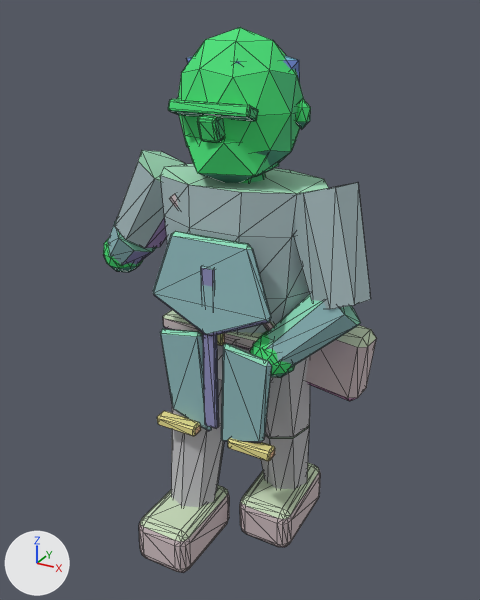
The glTF model assets/exports/npc/npc_merchant_contact_l_v01.glb: old version first, new version second.
One viewpoint serves both versions: a camera (50 mm lens) standing at (1.14, -2.084, 2.138) and looking at (-0.004, -0.002, 1.097). Arrows for +X, +Y and +Z are at lower left; the lights stay in place. The picture after the commit comes second. Mesh edges are drawn as thin lines. Vertices at exactly the same position are counted once.

The older version as bpy lines, for what is in view:
```python
me_geo_npc_merchant_contact_l_v01 = bpy.data.meshes.new('GEO_npc_merchant_contact_l_v01')
me_geo_npc_merchant_contact_l_v01.from_pydata(...)  # 940 vertices, 1748 faces; spans x -0.65..0.53, y -0.42..0.3, z 0.0..2.08
me_geo_npc_merchant_contact_l_v01.materials.append(mat_mat_npc_indexed)
ob_geo_npc_merchant_contact_l_v01 = bpy.data.objects.new('GEO_npc_merchant_contact_l_v01', me_geo_npc_merchant_contact_l_v01)
ob_geo_npc_merchant_contact_l_v01.location = (0.0, 0.0, 0.0)
```
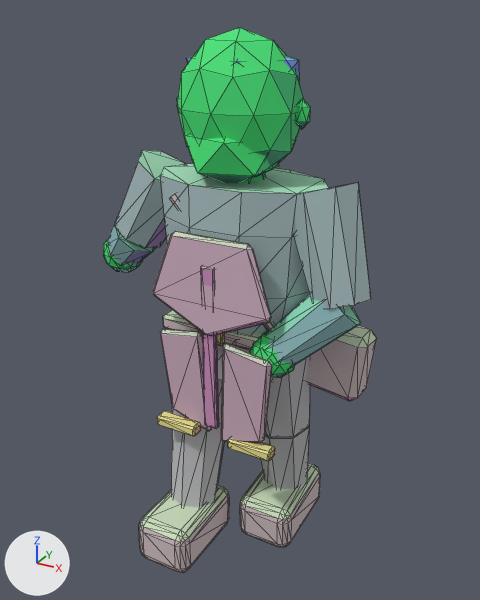
Boxes (x1, y1, x2, y2) around the edits, measured in the pictures (480 x 600 px):
part 1 of me_geo_npc_merchant_contact_l_v01, deleted (green)
    before: (168, 99, 258, 121)
part 2 of me_geo_npc_merchant_contact_l_v01, deleted (green)
    before: (197, 115, 224, 143)
part 3 of me_geo_npc_merchant_contact_l_v01, recoloured (cyan to grey)
    both: (153, 231, 272, 443)

The change, as a diff of the scene's bpy script:
```diff
--- a/assets/exports/npc/npc_merchant_contact_l_v01.glb.py
+++ b/assets/exports/npc/npc_merchant_contact_l_v01.glb.py
@@ me_geo_npc_merchant_contact_l_v01 @@
 # used by ob_geo_npc_merchant_contact_l_v01; location = (0.0, 0.0, 0.0)
-me_geo_npc_merchant_contact_l_v01.from_pydata(...)  # 940 vertices, 1748 faces; spans x -0.65..0.53, y -0.42..0.3, z 0.0..2.08
+me_geo_npc_merchant_contact_l_v01.from_pydata(...)  # 828 vertices, 1532 faces; spans x -0.65..0.53, y -0.42..0.3, z 0.0..2.08
+# me_geo_npc_merchant_contact_l_v01 part 1: the loose piece of 56 vertices spanning x -0.15..0.15, y -0.23..-0.16, z 1.81..1.86 is deleted
+# me_geo_npc_merchant_contact_l_v01 part 2: the loose piece of 56 vertices spanning x -0.04..0.04, y -0.24..-0.16, z 1.74..1.83 is deleted
+# me_geo_npc_merchant_contact_l_v01 part 3: 188 kept faces spanning x -0.25..0.25, y -0.26..-0.17, z 0.59..1.42 get new vertex colours
 me_geo_npc_merchant_contact_l_v01.materials.append(mat_mat_npc_indexed)
```
